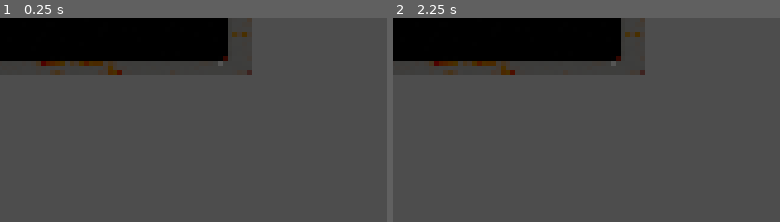
Above: before the commit, frames 1-2 (left to right).
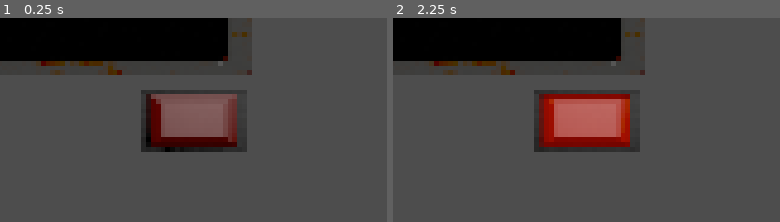
Above: after the commit, the same moments.

Repository: andrewfarinella/brackeys-game-jam-2026-1
Game: Godot game, scene res://scenes/producer.tscn
Two runs of this game, one before a commit and one after it. Both use one fixed random seed, a clock stepped at 60 frames per second and the inputs below. This scene is started directly instead of the project's main scene.
Inputs (mouse positions are % of the whole screen's width and height, from its top left):
- Up to frame 1 (0.25 s): no input
- Up to frame 2 (2.25 s): click (45, 70) at 0.52 s; tap Enter at 1.25 s; hold Right (ui_right) 1.28-2.03 s; tap Space at 2 s; hold Down (ui_down) from 2.03 s (still down)
The pictures show only the part of the screen within x 20-70%, y 45-95%; the shares and areas given below are measured in that part.

The runs differ from the first frame. In frame 1, 7.5% of the frame differs, in the area x 36-64%, y 35-66%; in frame 2, 7.3%.

Commit message:
Initial live button assets and scene

Diff:
--- /dev/null
+++ b/actors/liveButton/live_button.tscn
@@ -0,0 +1,14 @@
+[gd_scene format=3 uid="uid://dp1pex6gpb1c5"]
+
+[ext_resource type="Texture2D" uid="uid://bggr3brtgvodq" path="res://assets/liveButton/liveButtonInactive.png" id="1_3f5xo"]
+[ext_resource type="Texture2D" uid="uid://ctdlyyq83hw12" path="res://assets/liveButton/liveButtonActive.png" id="2_imgrt"]
+
+[node name="LiveButton" type="Node2D" unique_id=753787253]
+
+[node name="TextureButton" type="TextureButton" parent="." unique_id=249807102]
+offset_left = -3.0
+offset_right = 509.0
+offset_bottom = 288.0
+toggle_mode = true
+texture_normal = ExtResource("1_3f5xo")
+texture_pressed = ExtResource("2_imgrt")
--- a/scenes/producer.tscn
+++ b/scenes/producer.tscn
@@ -2,6 +2,7 @@
 
 [ext_resource type="PackedScene" uid="uid://v3v11orn84p3" path="res://actors/stream_screen/stream_screen.tscn" id="1_uskee"]
 [ext_resource type="PackedScene" uid="uid://cl0i7wg574k0u" path="res://actors/chat_screen/chat_screen.tscn" id="2_snlqk"]
+[ext_resource type="PackedScene" uid="uid://dp1pex6gpb1c5" path="res://actors/liveButton/live_button.tscn" id="3_gfejj"]
 
 [node name="Producer View" type="Node2D" unique_id=1392756978]
 
@@ -10,3 +11,6 @@
 
 [node name="Node2D" parent="." unique_id=1382337032 instance=ExtResource("2_snlqk")]
 position = Vector2(3245, 1003)
+
+[node name="LiveButton" parent="." unique_id=753787253 instance=ExtResource("3_gfejj")]
+position = Vector2(1492, 1246)
Binary file added: assets/liveButton/liveButtonActive.png
Not shown, added: assets/liveButton/liveButtonActive.png.import
Binary file added: assets/liveButton/liveButtonInactive.png
Not shown, added: assets/liveButton/liveButtonInactive.png.import
